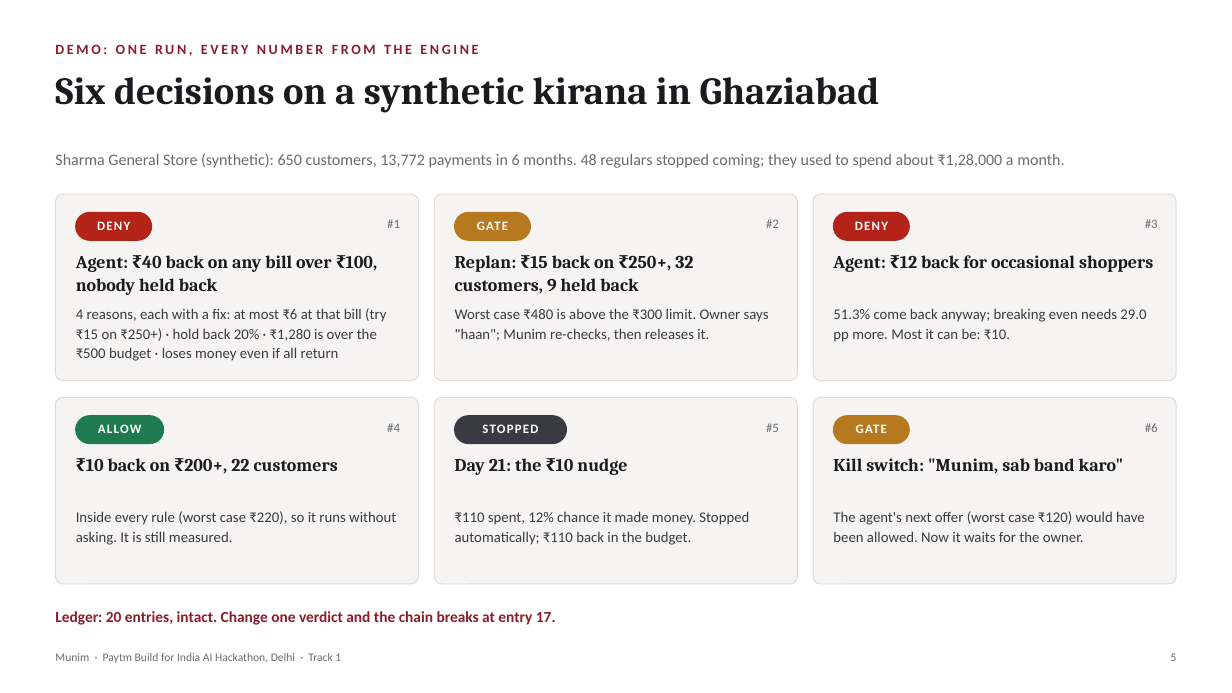
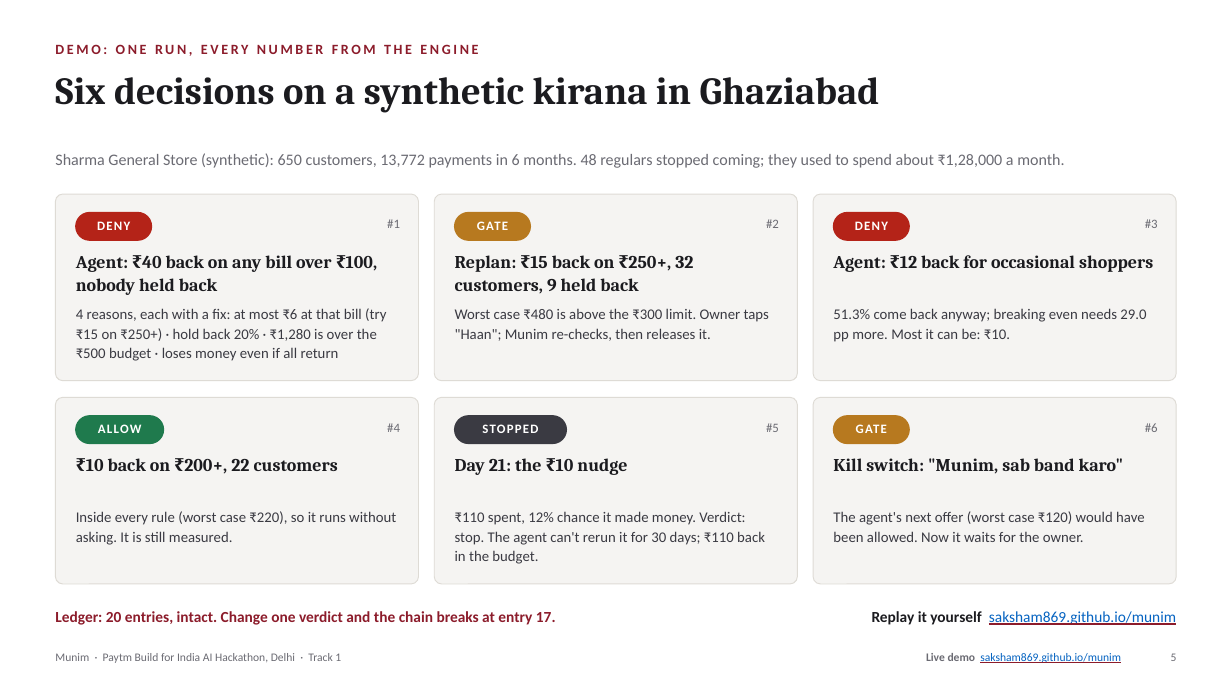
Before and after one commit to saksham869/munim, a slide deck: slide 5 of docs/Munim_Pitch.pptx. Drawn at 1232x693 pixels with LibreOffice and Linux fonts; fonts in the diff are those of the drawing. Boxes give left, top, right and bottom in pixels: in the first picture for what was removed or moved away, otherwise in the second. Text is boxed around its words. In the diff, an @@ line names an element or a change of style, - is before the commit and + after.

```diff
--- a/docs/Munim_Pitch.pptx
+++ b/docs/Munim_Pitch.pptx
@@ text at [455, 308, 769, 341]: text changed @@
-Worst case ₹480 is above the ₹300 limit. Owner says "haan"; Munim re-checks, then releases it.
+Worst case ₹480 is above the ₹300 limit. Owner taps "Haan"; Munim re-checks, then releases it.
@@ text at [455, 511, 765, 564]: text changed @@
-₹110 spent, 12% chance it made money. Stopped automatically; ₹110 back in the budget.
+₹110 spent, 12% chance it made money. Verdict: stop. The agent can't rerun it for 30 days; ₹110 back in the budget.
@@ text added at [872, 611, 1176, 625], 12 pt, text #0563C1, underline @@
+Replay it yourself saksham869.github.io/munim
@@ text added at [926, 653, 1121, 663], 9 pt, text #0563C1, underline @@
+Live demo saksham869.github.io/munim
```
Also in this commit, not shown: 10 other slides changed, 51 other files.
